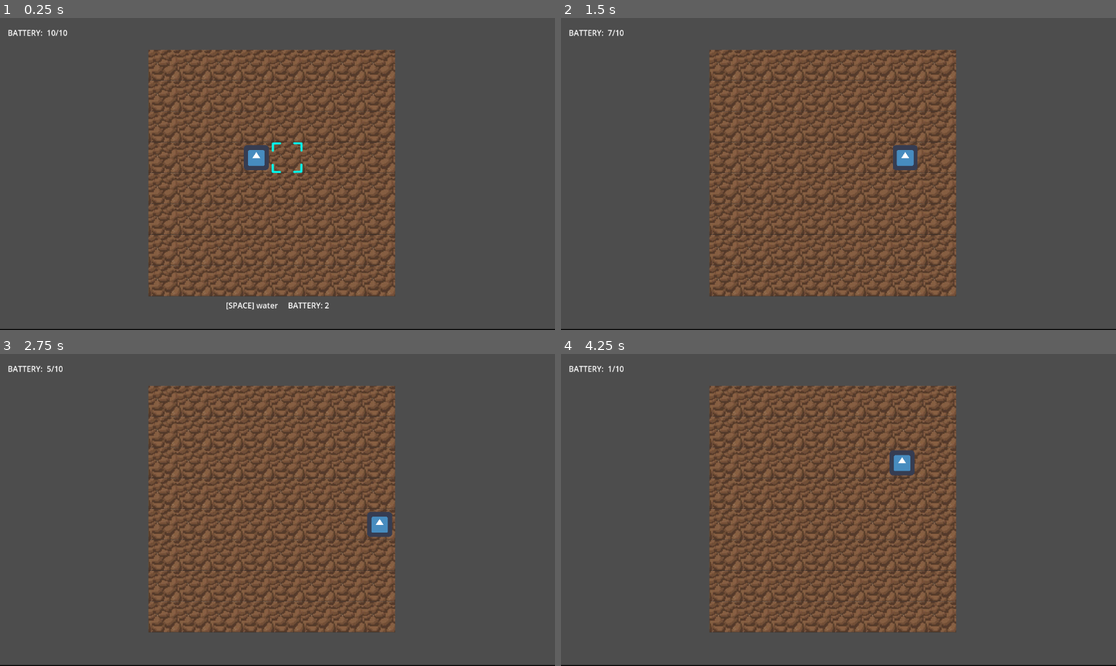
Above: before the commit, frames 1-4 (two rows, left to right).
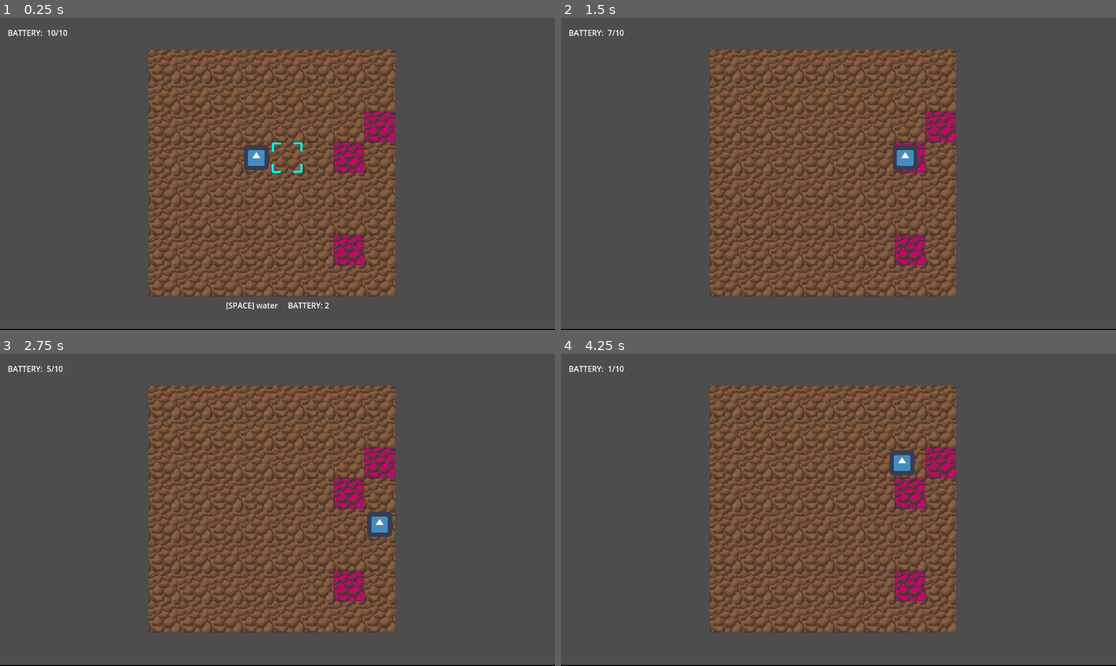
Above: after the commit, the same moments.

Repository: bardunbar/galway-game-jam-23
Game: Godot game, scene res://screens/game/game_scene.tscn
Two runs of this game, one before a commit and one after it. Both use one fixed random seed, a clock stepped at 60 frames per second and the inputs below. The engine's default icon, where the game draws it, is replaced by a stand-in: a white triangle on a blue panel in a dark square.
Inputs:
- Up to frame 1 (0.25 s): no input
- Up to frame 2 (1.5 s): tap Enter at 0.5 s; hold Right (move_right) 0.53-1.28 s; tap Space (Action_1) at 0.6 s; hold Down (move_down) from 1.28 s (still down); tap Ctrl (Action_2) at 1.35 s
- Up to frame 3 (2.75 s): release Down (move_down) at 2.03 s; hold Right (move_right) from 2.03 s (still down); tap Space (Action_1) at 2.1 s
- Up to frame 4 (4.25 s): release Right (move_right) at 2.78 s; hold Up (move_up) 2.78-3.53 s; tap Ctrl (Action_2) at 2.85 s; hold Left (move_left) from 3.53 s (still down); tap Space (Action_1) at 3.6 s

The runs differ from the first frame. In frame 1, 1.1% of the frame differs, in the area x 60-72%, y 29-80%; in frame 2, 0.9%; in frame 3, 1.1%; in frame 4, 1.1%.

Commit message:
Adds toxic tiles behaviour.

Diff:
--- a/project/screens/game/game_script.gd
+++ b/project/screens/game/game_script.gd
@@ -24,6 +24,7 @@
 	player.initialize(self)
 	hud.update_action_points(action_points, action_points)
 	hud.on_mid_blink.connect(_on_mid_blink)
+	grid.make_random_toxic_tiles(3)
 	return
 
 func _on_action_points_changed(new_action_points: int):
--- a/project/screens/game/grid/grid.gd
+++ b/project/screens/game/grid/grid.gd
@@ -10,6 +10,14 @@
 
 var game: GameScript
 var current_tiles: Array[Array]
+
+func make_random_toxic_tiles(num_tiles: int):
+	for i in range(num_tiles):
+		var random_x = randi_range(0, grid_width - 1)
+		var random_y = randi_range(0, grid_height - 1)
+
+		var tile: Tile = get_tile(random_x, random_y)
+		tile.do_toxic_action()
 
 func blink() -> void:
 	for row in current_tiles:
--- a/project/screens/game/grid/tile.gd
+++ b/project/screens/game/grid/tile.gd
@@ -21,7 +21,7 @@
 	if current_state == TileGlobals.TILE_TYPE.SEED:
 		do_tree_action()
 		if pending_actions.find(TileGlobals.TILE_TYPE.TOXIC) != -1:
-			_do_toxic_action()
+			do_toxic_action()
 
 	pending_actions.clear()
 
@@ -68,10 +68,7 @@
 	elif (action_name == TileGlobals.TILE_ACTION.WATER):
 		_do_water_action()
 	elif (action_name == TileGlobals.TILE_ACTION.CLEAN):
-		_do_clean_action()
-
-func _do_clean_action():
-	pass
+		_do_ground_action()
 
 func _do_ground_action():
 	current_state = TileGlobals.TILE_TYPE.GROUND
@@ -90,7 +87,7 @@
 		if tile:
 			tile.do_irrigate_action()
 
-func _do_toxic_action():
+func do_toxic_action():
 	current_state = TileGlobals.TILE_TYPE.TOXIC
 	current_texture_component.texture = toxic_texture
 
